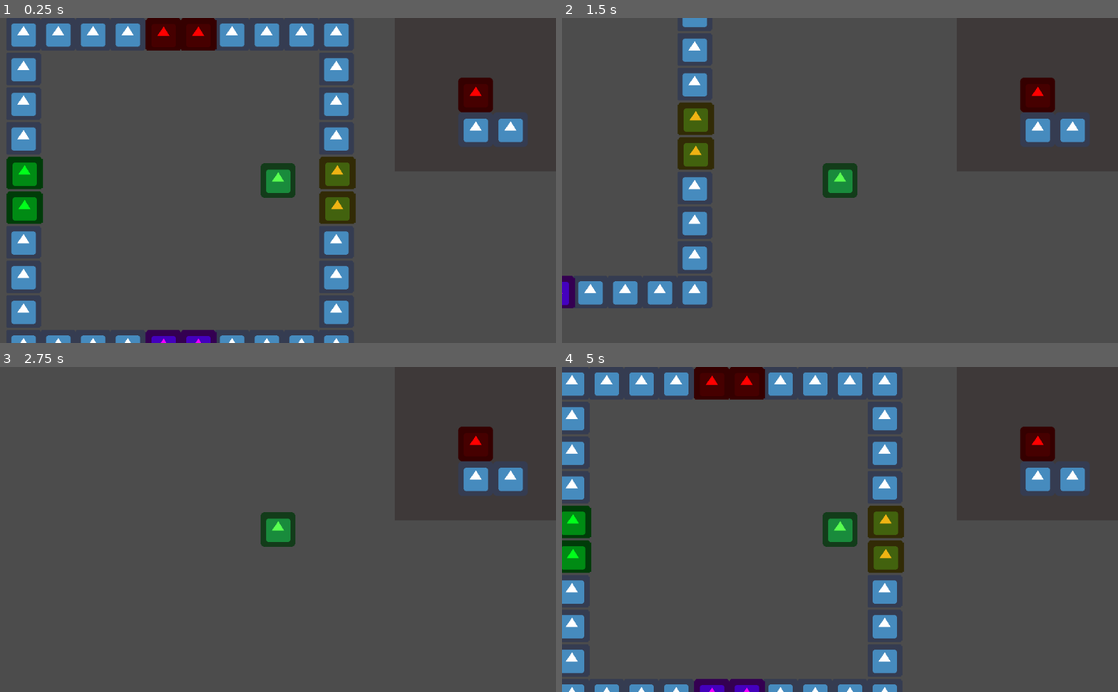
Above: before the commit, frames 1-4 (two rows, left to right).
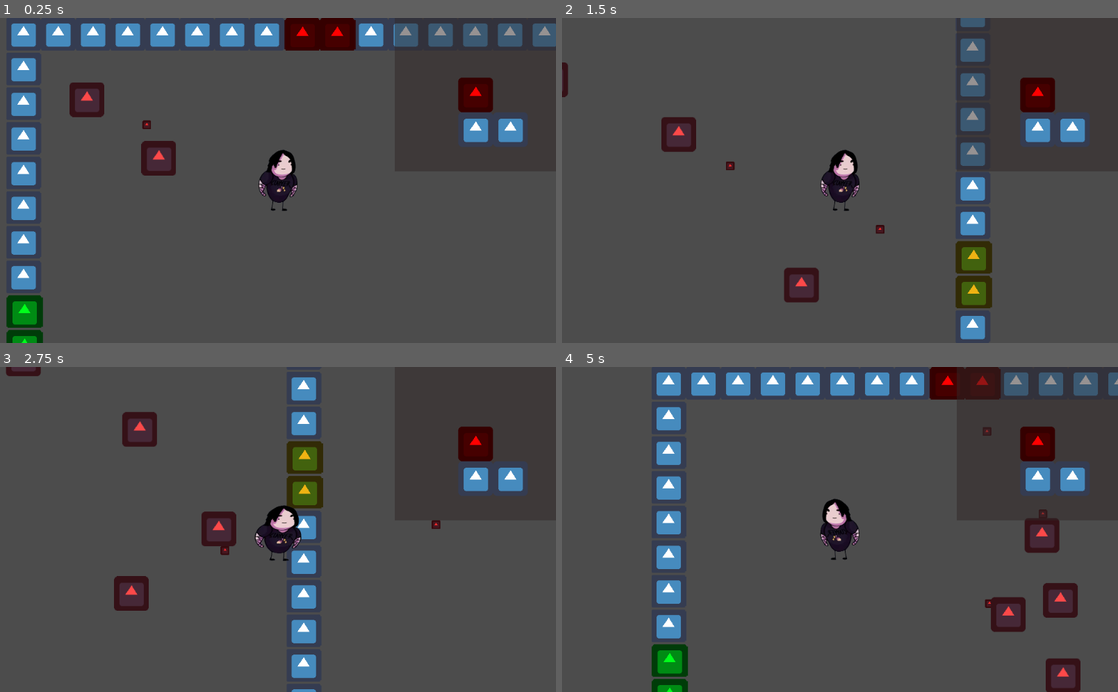
Above: after the commit, the same moments.

Repository: kvbc/bimbam
Game: Godot game, scene res://Scenes/Rooms/1x1.tscn
Two runs of this game, one before a commit and one after it. Both use one fixed random seed, a clock stepped at 60 frames per second and the inputs below. The engine's default icon, where the game draws it, is replaced by a stand-in: a white triangle on a blue panel in a dark square.
Inputs:
- Up to frame 1 (0.25 s): no input
- Up to frame 2 (1.5 s): hold D (RIGHT) 0.53-1.28 s; hold S (DOWN) from 1.28 s (still down)
- Up to frame 3 (2.75 s): release S (DOWN) at 2.03 s; hold D (RIGHT) from 2.03 s (still down)
- Up to frame 4 (5 s): release D (RIGHT) at 2.78 s; hold W (UP) 2.78-3.53 s; hold A (LEFT) from 3.53 s (still down)

The runs differ from the first frame. In frame 1, 13% of the frame differs, in the area x 1-100%, y 0-100%; in frame 2, 10%; in frame 3, 6.7%; in frame 4, 20%, in the area x 0-100%, y 0-100%.

Commit message:
Add files via upload

Diff:
--- /dev/null
+++ b/Scenes/Bullet.tscn
@@ -0,0 +1,20 @@
+[gd_scene load_steps=4 format=2]
+
+[ext_resource path="res://icon.png" type="Texture" id=1]
+[ext_resource path="res://Scripts/Bullet.gd" type="Script" id=2]
+
+[sub_resource type="RectangleShape2D" id=1]
+extents = Vector2( 8, 8 )
+
+[node name="Node2D" type="Node2D"]
+script = ExtResource( 2 )
+
+[node name="Area2D" type="Area2D" parent="."]
+
+[node name="CollisionShape2D" type="CollisionShape2D" parent="Area2D"]
+shape = SubResource( 1 )
+
+[node name="Sprite" type="Sprite" parent="."]
+self_modulate = Color( 1, 0.176471, 0.176471, 1 )
+scale = Vector2( 0.25, 0.25 )
+texture = ExtResource( 1 )
--- /dev/null
+++ b/Scenes/Enemy.tscn
@@ -0,0 +1,38 @@
+[gd_scene load_steps=6 format=2]
+
+[ext_resource path="res://icon.png" type="Texture" id=1]
+[ext_resource path="res://Scripts/Enemy.gd" type="Script" id=2]
+
+[sub_resource type="RectangleShape2D" id=4]
+extents = Vector2( 32, 32 )
+
+[sub_resource type="CircleShape2D" id=2]
+radius = 133.0
+
+[sub_resource type="CircleShape2D" id=3]
+radius = 405.001
+
+[node name="KinematicBody2D" type="KinematicBody2D"]
+collision_layer = 2
+collision_mask = 0
+script = ExtResource( 2 )
+
+[node name="Sprite" type="Sprite" parent="."]
+self_modulate = Color( 0.992157, 0.290196, 0.290196, 1 )
+texture = ExtResource( 1 )
+
+[node name="CollisionShape2D" type="CollisionShape2D" parent="."]
+shape = SubResource( 4 )
+
+[node name="FleeArea2D" type="Area2D" parent="."]
+
+[node name="CollisionShape2D" type="CollisionShape2D" parent="FleeArea2D"]
+shape = SubResource( 2 )
+
+[node name="ShootArea2D" type="Area2D" parent="."]
+
+[node name="CollisionShape2D" type="CollisionShape2D" parent="ShootArea2D"]
+shape = SubResource( 3 )
+
+[node name="AttackTimer" type="Timer" parent="."]
+wait_time = 0.5
--- a/Scenes/Player.tscn
+++ b/Scenes/Player.tscn
@@ -1,20 +1,70 @@
-[gd_scene load_steps=4 format=2]
+[gd_scene load_steps=6 format=2]
 
-[ext_resource path="res://icon.png" type="Texture" id=1]
+[ext_resource path="res://kamil.png" type="Texture" id=1]
 [ext_resource path="res://Scripts/Player.gd" type="Script" id=2]
 
 [sub_resource type="RectangleShape2D" id=1]
 extents = Vector2( 32, 32 )
 
+[sub_resource type="Animation" id=3]
+length = 0.001
+tracks/0/type = "value"
+tracks/0/path = NodePath("Sprite:position")
+tracks/0/interp = 1
+tracks/0/loop_wrap = true
+tracks/0/imported = false
+tracks/0/enabled = true
+tracks/0/keys = {
+"times": PoolRealArray( 0 ),
+"transitions": PoolRealArray( 1 ),
+"update": 0,
+"values": [ Vector2( 0, 0 ) ]
+}
+
+[sub_resource type="Animation" id=2]
+resource_name = "Walk"
+length = 0.5
+loop = true
+tracks/0/type = "value"
+tracks/0/path = NodePath("Sprite:scale")
+tracks/0/interp = 1
+tracks/0/loop_wrap = true
+tracks/0/imported = false
+tracks/0/enabled = true
+tracks/0/keys = {
+"times": PoolRealArray( 0, 0.2, 0.4 ),
+"transitions": PoolRealArray( 1, 1, 1 ),
+"update": 0,
+"values": [ Vector2( 1, 1 ), Vector2( 1.2, 0.9 ), Vector2( 1, 1 ) ]
+}
+tracks/1/type = "value"
+tracks/1/path = NodePath("Sprite:position")
+tracks/1/interp = 1
+tracks/1/loop_wrap = true
+tracks/1/imported = false
+tracks/1/enabled = true
+tracks/1/keys = {
+"times": PoolRealArray( 0, 0.2, 0.4 ),
+"transitions": PoolRealArray( 1, 1, 1 ),
+"update": 0,
+"values": [ Vector2( 0, 0 ), Vector2( 0, 15 ), Vector2( 0, 0 ) ]
+}
+
 [node name="Player" type="KinematicBody2D"]
+scale = Vector2( 0.5, 0.5 )
 script = ExtResource( 2 )
+
+[node name="Sprite" type="Sprite" parent="."]
+texture = ExtResource( 1 )
 
 [node name="CollisionShape2D" type="CollisionShape2D" parent="."]
 shape = SubResource( 1 )
 
-[node name="Sprite" type="Sprite" parent="."]
-self_modulate = Color( 0.352941, 1, 0.317647, 1 )
-texture = ExtResource( 1 )
-
 [node name="Camera2D" type="Camera2D" parent="."]
 current = true
+
+[node name="iframes" type="Timer" parent="."]
+
+[node name="AnimationPlayer" type="AnimationPlayer" parent="."]
+anims/RESET = SubResource( 3 )
+anims/Walk = SubResource( 2 )
--- a/Scenes/Rooms/1x1.tscn
+++ b/Scenes/Rooms/1x1.tscn
@@ -9,6 +9,8 @@
 
 [node name="TileMap" type="TileMap" parent="."]
 tile_set = ExtResource( 1 )
+collision_layer = 3
+collision_mask = 3
 format = 1
 tile_data = PoolIntArray( 0, 0, 0, 1, 0, 0, 2, 0, 0, 3, 0, 0, 6, 0, 0, 7, 0, 0, 8, 0, 0, 9, 0, 0, 65536, 0, 0, 65545, 0 …(257 unchanged characters)…
 
@@ -38,4 +40,12 @@
 format = 1
 tile_data = PoolIntArray( 589828, 0, 0, 589829, 0, 0 )
 
-[node name="Exits" type="Node2D" parent="."]
+[node name="EnemySpawns" type="Node2D" parent="."]
+
+[node name="Crackhead" type="Node2D" parent="EnemySpawns"]
+
+[node name="1" type="Position2D" parent="EnemySpawns/Crackhead"]
+position = Vector2( 522, 115 )
+
+[node name="2" type="Position2D" parent="EnemySpawns/Crackhead"]
+position = Vector2( 123, 522 )
--- a/Scenes/Rooms/1x2.tscn
+++ b/Scenes/Rooms/1x2.tscn
@@ -9,6 +9,8 @@
 
 [node name="TileMap" type="TileMap" parent="."]
 tile_set = ExtResource( 1 )
+collision_layer = 3
+collision_mask = 3
 format = 1
 tile_data = PoolIntArray( 0, 0, 0, 1, 0, 0, 2, 0, 0, 3, 0, 0, 6, 0, 0, 7, 0, 0, 8, 0, 0, 9, 0, 0, 65536, 0, 0, 65545, 0 …(491 unchanged characters)…
 
@@ -37,5 +39,3 @@
 tile_set = ExtResource( 3 )
 format = 1
 tile_data = PoolIntArray( 1114116, 0, 0, 1114117, 0, 0 )
-
-[node name="Exits" type="Node2D" parent="."]
--- a/Scenes/Rooms/2x1.tscn
+++ b/Scenes/Rooms/2x1.tscn
@@ -9,6 +9,8 @@
 
 [node name="TileMap" type="TileMap" parent="."]
 tile_set = ExtResource( 1 )
+collision_layer = 3
+collision_mask = 3
 format = 1
 tile_data = PoolIntArray( 0, 0, 0, 1, 0, 0, 2, 0, 0, 3, 0, 0, 4, 0, 0, 5, 0, 0, 6, 0, 0, 7, 0, 0, 10, 0, 0, 11, 0, 0, 1 …(449 unchanged characters)…
 
@@ -37,5 +39,3 @@
 tile_set = ExtResource( 3 )
 format = 1
 tile_data = PoolIntArray( 589832, 0, 0, 589833, 0, 0 )
-
-[node name="Exits" type="Node2D" parent="."]
--- a/Scenes/Rooms/2x2.tscn
+++ b/Scenes/Rooms/2x2.tscn
@@ -9,6 +9,8 @@
 
 [node name="TileMap" type="TileMap" parent="."]
 tile_set = ExtResource( 1 )
+collision_layer = 3
+collision_mask = 3
 format = 1
 tile_data = PoolIntArray( 0, 0, 0, 1, 0, 0, 2, 0, 0, 3, 0, 0, 4, 0, 0, 5, 0, 0, 6, 0, 0, 7, 0, 0, 10, 0, 0, 11, 0, 0, 1 …(691 unchanged characters)…
 
@@ -38,4 +40,20 @@
 format = 1
 tile_data = PoolIntArray( 1114120, 0, 0, 1114121, 0, 0 )
 
-[node name="Exits" type="Node2D" parent="."]
+[node name="EnemySpawns" type="Node2D" parent="."]
+
+[node name="Menel" type="Node2D" parent="EnemySpawns"]
+
+[node name="1" type="Position2D" parent="EnemySpawns/Menel"]
+position = Vector2( 221, 240 )
+
+[node name="2" type="Position2D" parent="EnemySpawns/Menel"]
+position = Vector2( 914, 923 )
+
+[node name="Crackhead" type="Node2D" parent="EnemySpawns"]
+
+[node name="1" type="Position2D" parent="EnemySpawns/Crackhead"]
+position = Vector2( 140, 148 )
+
+[node name="2" type="Position2D" parent="EnemySpawns/Crackhead"]
+position = Vector2( 998, 1009 )
--- a/Scenes/Rooms/L1.tscn
+++ b/Scenes/Rooms/L1.tscn
@@ -9,6 +9,8 @@
 
 [node name="TileMap" type="TileMap" parent="."]
 tile_set = ExtResource( 1 )
+collision_layer = 3
+collision_mask = 3
 format = 1
 tile_data = PoolIntArray( 0, 0, 0, 1, 0, 0, 2, 0, 0, 3, 0, 0, 6, 0, 0, 7, 0, 0, 8, 0, 0, 9, 0, 0, 65536, 0, 0, 65545, 0 …(840 unchanged characters)…
 
@@ -35,5 +37,3 @@
 self_modulate = Color( 0.968627, 0, 1, 1 )
 tile_set = ExtResource( 3 )
 format = 1
-
-[node name="Exits" type="Node2D" parent="."]
--- a/Scenes/Rooms/L2.tscn
+++ b/Scenes/Rooms/L2.tscn
@@ -9,6 +9,8 @@
 
 [node name="TileMap" type="TileMap" parent="."]
 tile_set = ExtResource( 1 )
+collision_layer = 3
+collision_mask = 3
 format = 1
 tile_data = PoolIntArray( 0, 0, 0, 1, 0, 0, 2, 0, 0, 3, 0, 0, 4, 0, 0, 5, 0, 0, 6, 0, 0, 7, 0, 0, 8, 0, 0, 9, 0, 0, 10, …(783 unchanged characters)…
 
@@ -35,5 +37,3 @@
 tile_set = ExtResource( 3 )
 format = 1
 tile_data = PoolIntArray( 1179652, 0, 0, 1179653, 0, 0 )
-
-[node name="Exits" type="Node2D" parent="."]
--- a/Scenes/Rooms/L3.tscn
+++ b/Scenes/Rooms/L3.tscn
@@ -9,6 +9,8 @@
 
 [node name="TileMap" type="TileMap" parent="."]
 tile_set = ExtResource( 1 )
+collision_layer = 3
+collision_mask = 3
 format = 1
 tile_data = PoolIntArray( 0, 0, 0, 1, 0, 0, 2, 0, 0, 3, 0, 0, 4, 0, 0, 5, 0, 0, 6, 0, 0, 7, 0, 0, 8, 0, 0, 9, 0, 0, 10, …(783 unchanged characters)…
 
@@ -35,5 +37,3 @@
 tile_set = ExtResource( 3 )
 format = 1
 tile_data = PoolIntArray( 1179661, 0, 0, 1179662, 0, 0 )
-
-[node name="Exits" type="Node2D" parent="."]
--- a/Scenes/Rooms/L4.tscn
+++ b/Scenes/Rooms/L4.tscn
@@ -9,6 +9,8 @@
 
 [node name="TileMap" type="TileMap" parent="."]
 tile_set = ExtResource( 1 )
+collision_layer = 3
+collision_mask = 3
 format = 1
 tile_data = PoolIntArray( 9, 0, 0, 10, 0, 0, 11, 0, 0, 12, 0, 0, 15, 0, 0, 16, 0, 0, 17, 0, 0, 18, 0, 0, 65545, 0, 0, 6 …(847 unchanged characters)…
 
@@ -35,5 +37,3 @@
 self_modulate = Color( 0.968627, 0, 1, 1 )
 tile_set = ExtResource( 3 )
 format = 1
-
-[node name="Exits" type="Node2D" parent="."]
--- a/Scripts/AL_Main.gd
+++ b/Scripts/AL_Main.gd
@@ -1,7 +1,26 @@
 extends Node
 
 const PLAYER_SPEED = 500
-const MAX_MAP_DEPTH = 10
+const PLAYER_IFRAMES = 0.5 # in seconds
+const BULLET_SPEED = 600
+const BULLET_LIFETIME = 5.0 # in seconds
+const MAX_MAP_DEPTH = 15
+
+class EnemyData:
+	var contact_damage : int
+	var move_speed     : int
+	var bullet_damage  : int
+
+	func _init (_move_speed, _contact_damage, _bullet_damage):
+		move_speed     = _move_speed
+		contact_damage = _contact_damage
+		bullet_damage  = _bullet_damage
+
+enum EnemyType {
+	MENEL,
+	CRACKHEAD,
+	SKIN
+}
 
 #
 #
@@ -85,8 +104,9 @@
 var room_types = {} # room exit dir -> room types - autogenerated in _ready()
 var xy_map = {}  # vec2 -> MapRoom
 var idx_map = [] # idx -> MapRoom
-var map = MapRoom.new("1x1", 0, 0) # first MapRoom
+var map = MapRoom.new("2x2", 0, 0) # first MapRoom
 var current_room : MapRoom
+var current_room_scene
 var player = preload("res://Scenes/Player.tscn").instance()
 
 func expand_room (room:MapRoom, depth = 0):
@@ -115,25 +135,25 @@
 		ALMinimap.MarkRoomInactive(current_room)
 	ALMinimap.MarkRoomActive(room)
 
-	current_room = room
+	player = preload("res://Scenes/Player.tscn").instance()
 
 	get_tree().change_scene("res://Scenes/Rooms/" + room.type + ".tscn")
 	yield(get_tree(), "idle_frame") # change_scene() is deferred
-
-	get_tree().current_scene.InitRoom(
+	current_room = room
+	current_room_scene = get_tree().current_scene
+	current_room_scene.InitRoom(
 		room.HasNeighbour(Dir.LEFT),
 		room.HasNeighbour(Dir.RIGHT),
 		room.HasNeighbour(Dir.UP),
 		room.HasNeighbour(Dir.DOWN)
 	)
 
-	player = preload("res://Scenes/Player.tscn").instance()
 	if entered_from_dir != null:
-		player.global_position = get_tree().current_scene.GetExitPosition(entered_from_dir) + dir_vector(opposite_dir(entered_from_dir)) * 70
+		player.global_position = current_room_scene.GetExitPosition(entered_from_dir) + dir_vector(opposite_dir(entered_from_dir)) * 70
 	else:
 		player.global_position = Vector2(500, 300)
 
-	get_tree().current_scene.add_child(player)
+	current_room_scene.add_child(player)
 
 func _ready ():
 	for room_type in room_exits:
@@ -153,6 +173,29 @@
 #
 #
 
+func IsBodyPlayer (body: KinematicBody2D):
+	return body is preload("res://Scripts/Player.gd")
+
+func GetPlayer ():
+	return player
+
+func GetCurrentRoomScene ():
+	return current_room_scene
+
+func GetEnemyData (enemy_type):
+	return {
+		EnemyType.MENEL     : EnemyData.new(250, 1, 0),
+		EnemyType.CRACKHEAD : EnemyData.new(250, 1, 1),
+		EnemyType.SKIN      : EnemyData.new(250, 1, 0)
+	}[enemy_type]
+
+func EnemyNameToType (enemy_name):
+	return {
+		"Menel"    : EnemyType.MENEL,
+		"Crackhead": EnemyType.CRACKHEAD,
+		"Skin"     : EnemyType.SKIN
+	}[enemy_name]
+
 func MoveLeft   (): set_room_as_current_scene(current_room.GetNeighbour(Dir.LEFT ), Dir.RIGHT)
 func MoveRight  (): set_room_as_current_scene(current_room.GetNeighbour(Dir.RIGHT), Dir.LEFT)
 func MoveTop    (): set_room_as_current_scene(current_room.GetNeighbour(Dir.UP   ), Dir.DOWN)
--- /dev/null
+++ b/Scripts/Bullet.gd
@@ -0,0 +1,19 @@
+extends Node2D
+
+var velocity
+var damage # in hearts
+
+func on_body_entered (body):
+	if ALMain.IsBodyPlayer(body):
+		body.Damage(damage)
+
+func _ready ():
+	$Area2D.connect("body_entered", self, "on_body_entered")
+	get_tree().create_timer(ALMain.BULLET_LIFETIME).connect("timeout", self, "queue_free")
+
+func _process (delta):
+	position += velocity * ALMain.BULLET_SPEED * delta
+
+func Init (_velocity:Vector2, _damage:int):
+	velocity = _velocity
+	damage = _damage
--- /dev/null
+++ b/Scripts/Enemy.gd
@@ -0,0 +1,97 @@
+extends KinematicBody2D
+
+const RAYS = 10
+const RAY_LENGTH = 150
+
+var type
+var is_player_in_range = false
+var can_attack = true
+var can_shoot = false
+var rays = []
+
+func on_AttackTimer_timeout ():
+	can_attack = true
+
+func on_ShootArea2D_body_entered (body):
+	if ALMain.IsBodyPlayer(body):
+		can_shoot = true
+func on_ShootArea2D_body_exited (body):
+	if ALMain.IsBodyPlayer(body):
+		can_shoot = false
+
+func on_FleeArea2D_body_entered (body):
+	if ALMain.IsBodyPlayer(body):
+		is_player_in_range = true
+func on_FleeArea2D_body_exited (body):
+	if ALMain.IsBodyPlayer(body):
+		is_player_in_range = false
+
+func _ready ():
+	$FleeArea2D.connect("body_entered", self, "on_FleeArea2D_body_entered")
+	$FleeArea2D.connect("body_exited", self, "on_FleeArea2D_body_exited")
+	$ShootArea2D.connect("body_entered", self, "on_ShootArea2D_body_entered")
+	$ShootArea2D.connect("body_exited", self, "on_ShootArea2D_body_exited")
+	$AttackTimer.connect("timeout", self, "on_AttackTimer_timeout")
+
+	for i in RAYS:
+		rays.append(Vector2.UP.rotated(deg2rad(360 / RAYS * i)))
+
+func _process (delta):
+	var plr_dir = global_position.direction_to(ALMain.GetPlayer().global_position)
+	var move = false
+	var move_dir = plr_dir
+
+	match type:
+		ALMain.EnemyType.MENEL:
+			move = true
+		ALMain.EnemyType.CRACKHEAD:
+			if is_player_in_range:
+				move = true
+				move_dir = -plr_dir
+			else:
+				if can_shoot:
+					if can_attack:
+						can_attack = false
+						$AttackTimer.start()
+						ALMain.GetCurrentRoomScene().SpawnBullet(global_position, plr_dir, ALMain.GetEnemyData(type).bullet_damage)
+				else:
+					move = true
+
+
+	if move:
+		var new_pos = global_position + move_dir * ALMain.GetEnemyData(type).move_speed * delta
+
+		var closest_ray_idx = -1
+		for idx in rays.size():
+			if closest_ray_idx < 0 or (global_position + rays[idx]).distance_to(new_pos) < (global_position + rays[closest_ray_idx]).distance_to(new_pos):
+				closest_ray_idx = idx
+
+#		var indices = [closest_ray_idx]
+#		var is_next_ray = closest_ray_idx + 1 < rays.size()
+#		var is_prev_ray = closest_ray_idx - 1 > 0
+#		var next_ray = rays[closest_ray_idx + 1] if is_next_ray else Vector2.ZERO
+#		var prev_ray = rays[closest_ray_idx - 1] if is_prev_ray else Vector2.ZERO
+#		var next_ray_distance = (global_position + next_ray).distance_to(new_pos)
+#		var prev_ray_distance = (global_position + prev_ray).distance_to(new_pos)
+#		if next_ray_distance < prev_ray_distance:
+#			indices.append_array(range(closest_ray_idx + 1, rays.size()))
+#			indices.append_array(range(closest_ray_idx - 1, 0, -1))
+#		else:
+#			indices.append_array(range(closest_ray_idx - 1, 0, -1))
+#			indices.append_array(range(closest_ray_idx + 1, rays.size()))
+		var indices = [closest_ray_idx]
+		indices.append_array(range(closest_ray_idx + 1, rays.size()))
+		indices.append_array(range(closest_ray_idx - 1, 0, -1))
+
+		for idx in indices:
+			var ray = rays[idx]
+			if get_world_2d().direct_space_state.intersect_ray(global_position, global_position + ray * RAY_LENGTH, [self]).empty():
+				var collision = move_and_collide(ray * ALMain.GetEnemyData(type).move_speed * delta)
+				if collision:
+					if ALMain.IsBodyPlayer(collision.collider):
+						ALMain.GetPlayer().Damage(ALMain.GetEnemyData(type).contact_damage)
+				break
+
+
+func Init (enemy_type):
+	type = enemy_type
--- a/Scripts/Player.gd
+++ b/Scripts/Player.gd
@@ -1,13 +1,35 @@
 extends KinematicBody2D
+
+func on_iframes_timeout ():
+	$iframes.stop()
+
+func _ready ():
+	$iframes.wait_time = ALMain.PLAYER_IFRAMES
+	$iframes.connect("timeout", self, "on_iframes_timeout")
 
 func _process (delta):
 	var move = Vector2.ZERO
 	if Input.is_action_pressed("LEFT"):
-		move.x = Vector2.LEFT.x
+		move.x += Vector2.LEFT.x
 	if Input.is_action_pressed("RIGHT"):
-		move.x = Vector2.RIGHT.x
+		move.x += Vector2.RIGHT.x
 	if Input.is_action_pressed("UP"):
-		move.y = Vector2.UP.y
+		move.y += Vector2.UP.y
 	if Input.is_action_pressed("DOWN"):
-		move.y = Vector2.DOWN.y
+		move.y += Vector2.DOWN.y
+
+	if move.x == Vector2.LEFT.x:
+		$Sprite.flip_h = true
+	elif move.x == Vector2.RIGHT.x:
+		$Sprite.flip_h = false
+
+	if move == Vector2.ZERO:
+		$AnimationPlayer.stop()
+	elif not $AnimationPlayer.is_playing():
+		$AnimationPlayer.play("Walk")
+
 	move_and_collide(move * ALMain.PLAYER_SPEED * delta)
+
+func Damage (dmg):
+	if $iframes.is_stopped():
+		$iframes.start()
--- a/Scripts/Room.gd
+++ b/Scripts/Room.gd
@@ -3,10 +3,7 @@
 var dir_exit = {}
 
 func on_exit_entered (body, area, method):
-	if body is preload("res://Scripts/Player.gd"):
-		print(area.global_position.distance_to(body.global_position))
-		print(area.get_parent().get_parent())
-		print(area.name)
+	if ALMain.IsBodyPlayer(body):
 		ALMain.call(method)
 
 func create_exit (dir, tilemap, move_method):
@@ -31,6 +28,33 @@
 	if (dir == ALMain.Dir.UP   ): return not $Exit_Tilemaps/Up   .get_used_cells().empty()
 	if (dir == ALMain.Dir.DOWN ): return not $Exit_Tilemaps/Down .get_used_cells().empty()
 
+func _ready ():
+	var bullets = Node2D.new()
+	bullets.name = "Bullets"
+	add_child(bullets)
+
+	var exits = Node2D.new()
+	exits.name = "Exits"
+	add_child(exits)
+
+	var enemies = Node2D.new()
+	enemies.name = "Enemies"
+	add_child(enemies)
+
+	if has_node("EnemySpawns"):
+		for enemy_group in $EnemySpawns.get_children():
+			for pos2d in enemy_group.get_children():
+				var enemy = preload("res://Scenes/Enemy.tscn").instance()
+				enemy.global_position = pos2d.global_position
+				enemy.Init(ALMain.EnemyNameToType(enemy_group.name))
+				enemies.add_child(enemy)
+
+func SpawnBullet (pos:Vector2, velocity:Vector2, damage:int):
+	var bullet = preload("res://Scenes/Bullet.tscn").instance()
+	bullet.global_position = pos
+	bullet.Init(velocity, damage)
+	$Bullets.add_child(bullet)
+
 func GetExitPosition (dir):
 	return dir_exit[dir].global_position
 
--- a/project.godot
+++ b/project.godot
@@ -46,6 +46,11 @@
  ]
 }
 
+[layer_names]
+
+2d_physics/layer_1="Player"
+2d_physics/layer_2="Enemy"
+
 [physics]
 
 common/enable_pause_aware_picking=true
Binary file added: kamil.png
Binary file added: legs.png
